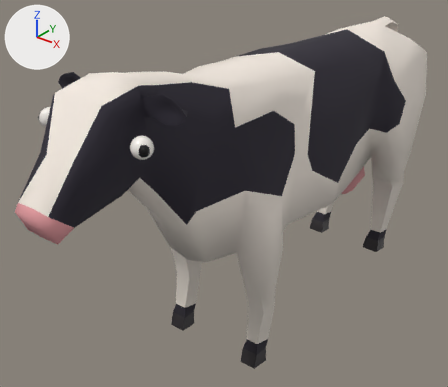
What one commit did to the glTF model art/town/farm/animals/cow.gltf.
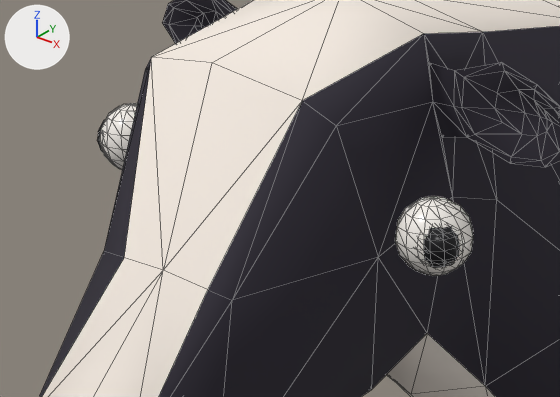
There are two pictures of each version: one whole from a 50 mm lens placed at (1.498, -2.394, 1.918), pointed at (-0.133, -0.356, 0.654), one close up on the part from 2% to 40% of the width and 19% to 51% of the height. The axes (+X, +Y, +Z) are drawn at upper left. The lights are the same throughout. The older version's two pictures come first. The close-ups show mesh edges as thin lines. Where no turn or scale is listed for an object, it has been applied to the vertices. Vertices at exactly the same position are counted once.

The first close-up shows 'Cow'.
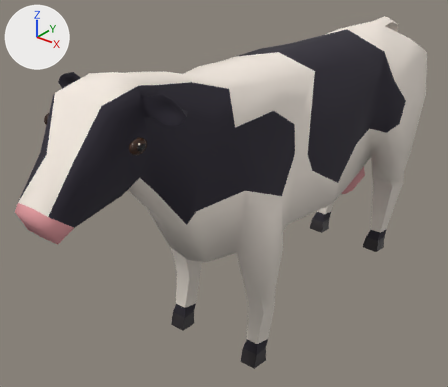
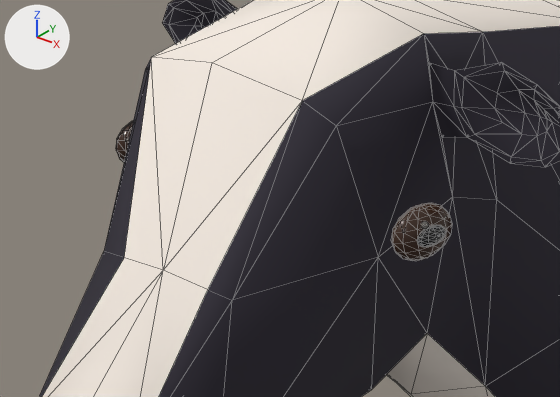
The change, as a list of edits to the scene's bpy script:
```text
Add mat_eyeiris:
    mat_eyeiris = bpy.data.materials.new('EyeIris')
    # nodes: BsdfPrincipled, Mix, OutputMaterial, VertexColor
    # colours: brown #3b2416, mixed with the vertex colours
Change me_cylinder:
    where me_cylinder.from_pydata(...)  # 828 vertices, 1628 faces; spans x -0.31..0.31, y -1.47..1.03, z -0.02..1.38
    used by ob_cow; location = (0.0, 0.0, 0.019)
    me_cylinder part 1: the loose piece of 86 vertices spanning x -0.26..-0.18, y -1.23..-1.15, z 1.17..1.25 is scaled about its middle by (0.42, 1, 0.72), then moved by (0.02, 0.0, 0.0)
    me_cylinder part 2: the loose piece of 86 vertices spanning x 0.18..0.26, y -1.23..-1.15, z 1.17..1.25 is scaled about its middle by (0.42, 1, 0.72), then moved by (-0.02, 0.0, 0.0)
    me_cylinder part 3: the loose piece of 86 vertices spanning x -0.26..-0.21, y -1.22..-1.17, z 1.18..1.24 is scaled about its middle by (0.229, 0.714, 0.371), then moved by (0.01, 0.01, 0.0)
    me_cylinder part 4: the loose piece of 86 vertices spanning x 0.21..0.26, y -1.22..-1.17, z 1.18..1.24 is scaled about its middle by (0.229, 0.714, 0.371), then moved by (-0.01, 0.01, 0.0)
    me_cylinder part 5: the loose piece of 42 vertices spanning x 0.23..0.25, y -1.21..-1.2, z 1.21..1.23 is moved by (-0.02, 0.01, 0.0)
    me_cylinder part 6: 336 faces spanning x -0.22..0.22, y -1.23..-1.15, z 1.18..1.24 switch from mat_eyewhite to mat_eyeiris
```

Pixel boxes (x1, y1, x2, y2) of what changed, in the close-ups (560 x 397 px; the box of a moved part takes in the faces that stretch with it):
part 1 of me_cylinder, moved or reshaped
    before: (100, 103, 137, 170)
    after: (116, 120, 134, 162)
part 2 of me_cylinder, moved or reshaped
    before: (395, 196, 473, 276)
    after: (391, 203, 452, 261)
part 3 of me_cylinder, moved or reshaped (not visible afterwards)
    before: (97, 120, 105, 152)
part 4 of me_cylinder, moved or reshaped
    before: (424, 226, 460, 268)
    after: (417, 225, 446, 247)
part 5 of me_cylinder, moved or reshaped (not visible before)
    after: (421, 221, 429, 229)
part 6 of me_cylinder, recoloured
    before: (100, 103, 473, 276)
    after: (116, 120, 452, 261)
